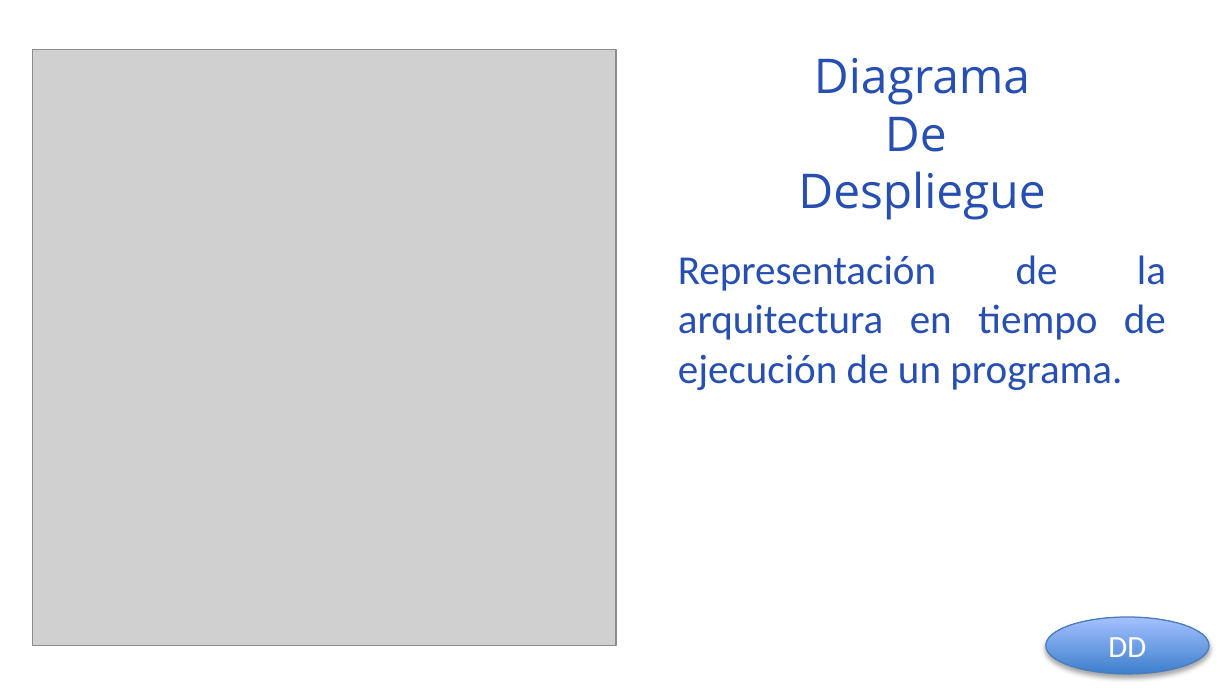
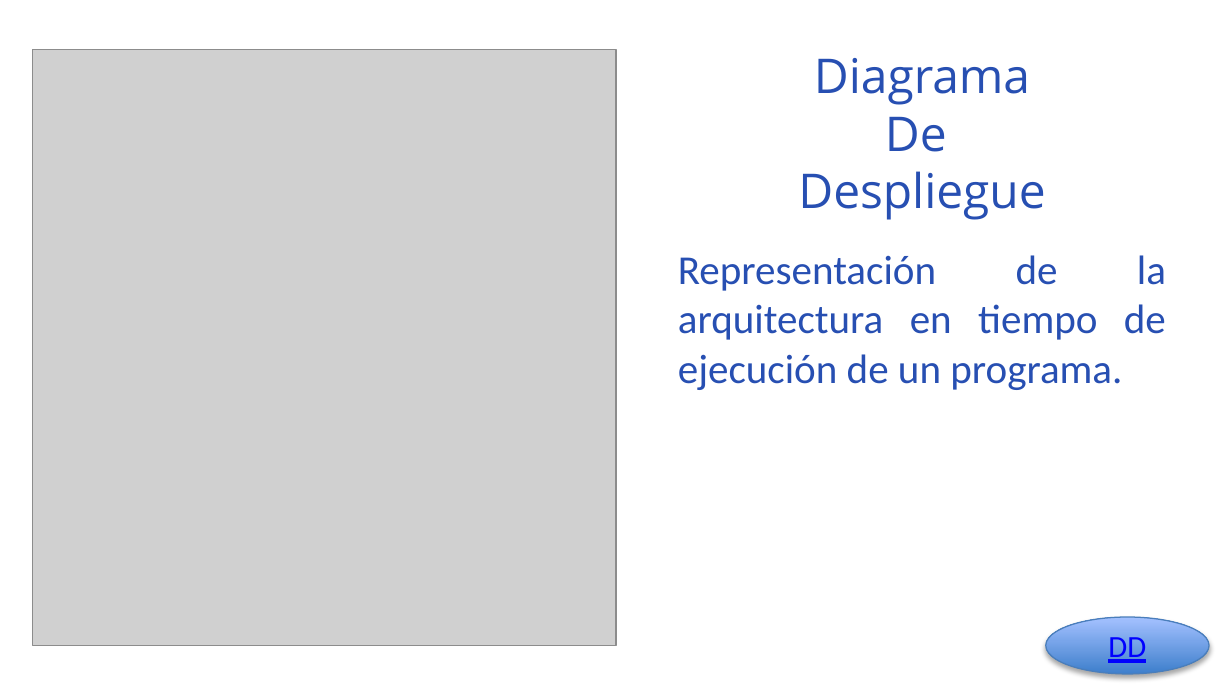
Before and after one commit to jackas779/proyecto, a slide deck: slide 8 of prestacion-proyecto.pptx. Drawn at 1232x693 pixels with LibreOffice and Linux fonts; fonts in the diff are those of the drawing; grey boxes stand for pictures; background and template pictures are left out. Boxes give left, top, right and bottom in pixels: in the first picture for what was removed or moved away, otherwise in the second. Text is boxed around its words. In the diff, an @@ line names an element or a change of style, - is before the commit and + after.

```diff
--- a/prestacion-proyecto.pptx
+++ b/prestacion-proyecto.pptx
@@ ellipse "DD" at (1046, 617, 1210, 674): text colour #FFFFFF to #0000FF, underline on @@
```
Also in this commit, not shown: 1 other slide changed, 10 other files.
